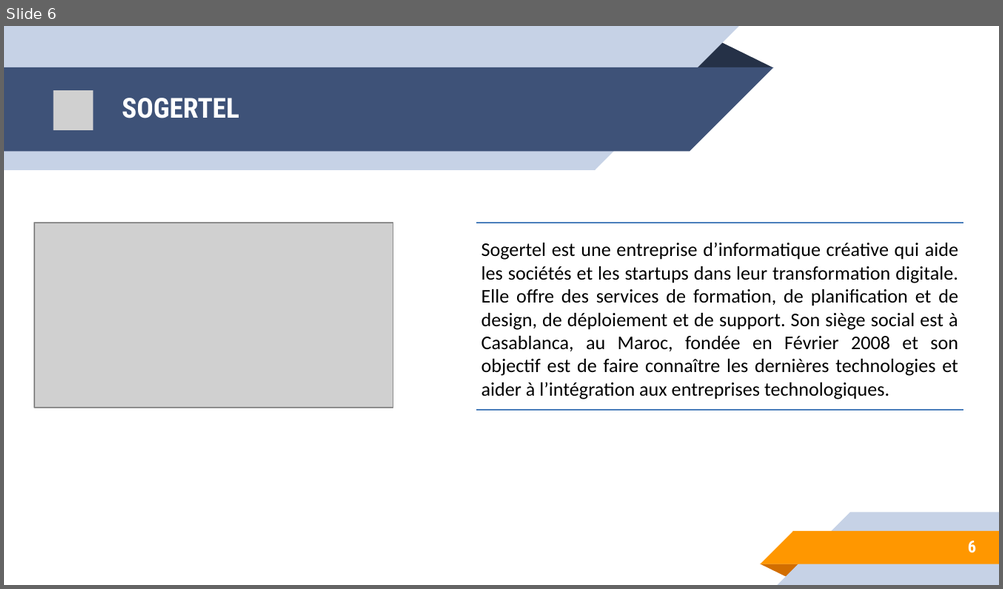
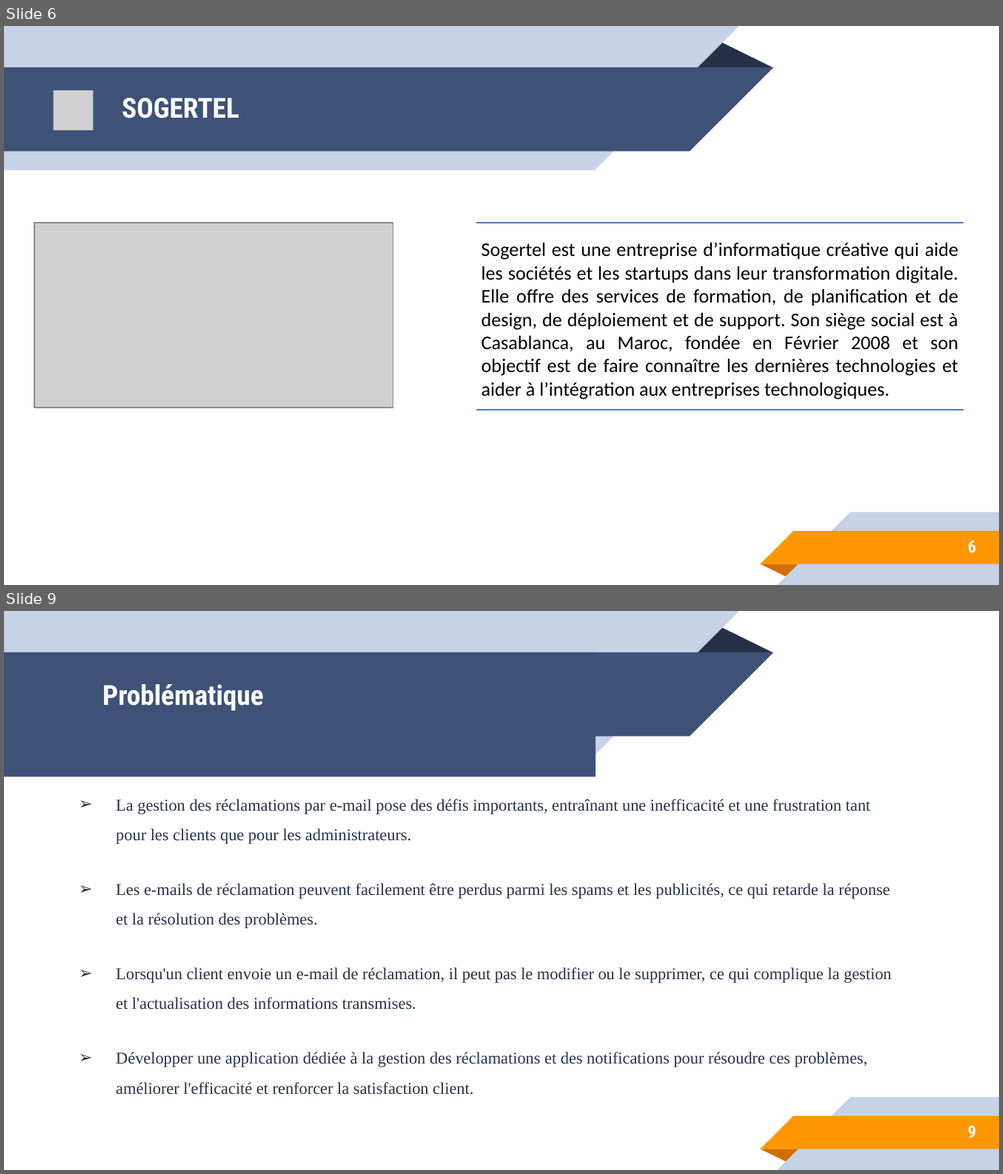
Before and after one commit to hosnidotech123/dashboard_pfe, a slide deck: stage pfe.pptx. Shown one above the other, each under a label of ours: slide 6 before the commit, slides 6 and 9 after it; the slides between them are not shown. The pictures are 1003x589 and 1003x1174 pixels, drawn with LibreOffice and Linux fonts; fonts in the diff are those of the drawing; grey boxes stand for pictures. Boxes give left, top, right and bottom in pixels: in the first picture for what was removed or moved away, otherwise in the second. Text is boxed around its words. In the diff, an @@ line names an element or a change of style, - is before the commit and + after.

```diff
--- a/stage pfe.pptx
+++ b/stage pfe.pptx
@@ slide 9 added at bbox=[4, 611, 999, 1170], background #FFFFFF @@
@@ freeform shape added at bbox=[4, 611, 739, 755], fill #C6D2E6 @@
@@ freeform shape added at bbox=[688, 625, 773, 652], fill #253147 @@
@@ freeform shape added at bbox=[4, 652, 774, 736], fill #3E5278 @@
@@ title added at bbox=[4, 652, 595, 736], fill #3E5278, 20 pt, text #FFFFFF, bold @@
+Problématique
@@ text added at bbox=[116, 799, 891, 1095], 12 pt, text #253147 @@
+➢ La gestion des réclamations par e-mail pose des défis importants, entraînant une inefficacité et une frustration tant pour les clients que pour les administrateurs.
+➢ Les e-mails de réclamation peuvent facilement être perdus parmi les spams et les publicités, ce qui retarde la réponse et la résolution des problèmes.
+➢ Lorsqu'un client envoie un e-mail de réclamation, il peut pas le modifier ou le supprimer, ce qui complique la gestion et l'actualisation des informations transmises.
+➢ Développer une application dédiée à la gestion des réclamations et des notifications pour résoudre ces problèmes, améliorer l'efficacité et renforcer la satisfaction client.
@@ freeform shape added at bbox=[777, 1097, 999, 1170], fill #C6D2E6 @@
@@ freeform shape added at bbox=[760, 1116, 999, 1149], fill #FF9700 @@
@@ page number added at bbox=[967, 1126, 976, 1138], 12 pt, text #FFFFFF, bold @@
+9
@@ freeform shape added at bbox=[760, 1149, 802, 1163], fill #D26E00 @@
```
Also in this commit, not shown: 19 slides changed, 6 other slides added, 11 slides removed, 4 other files.
